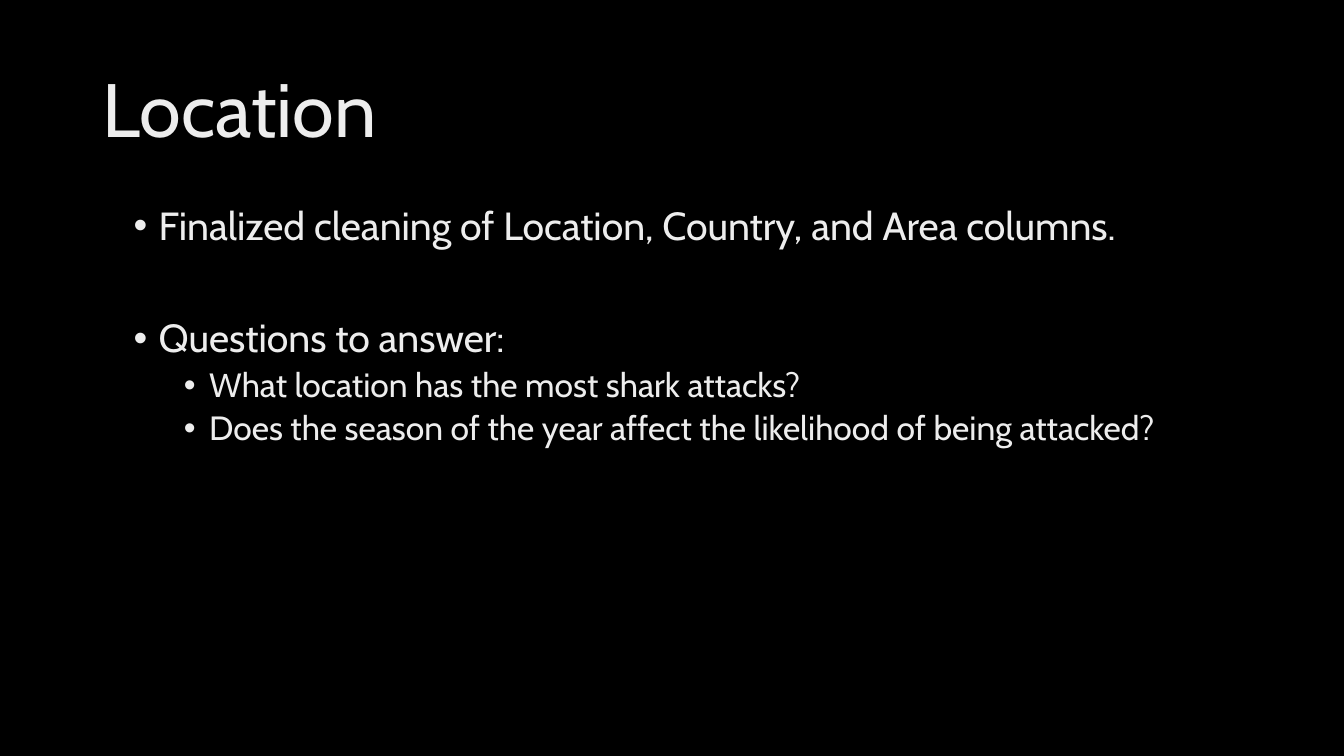
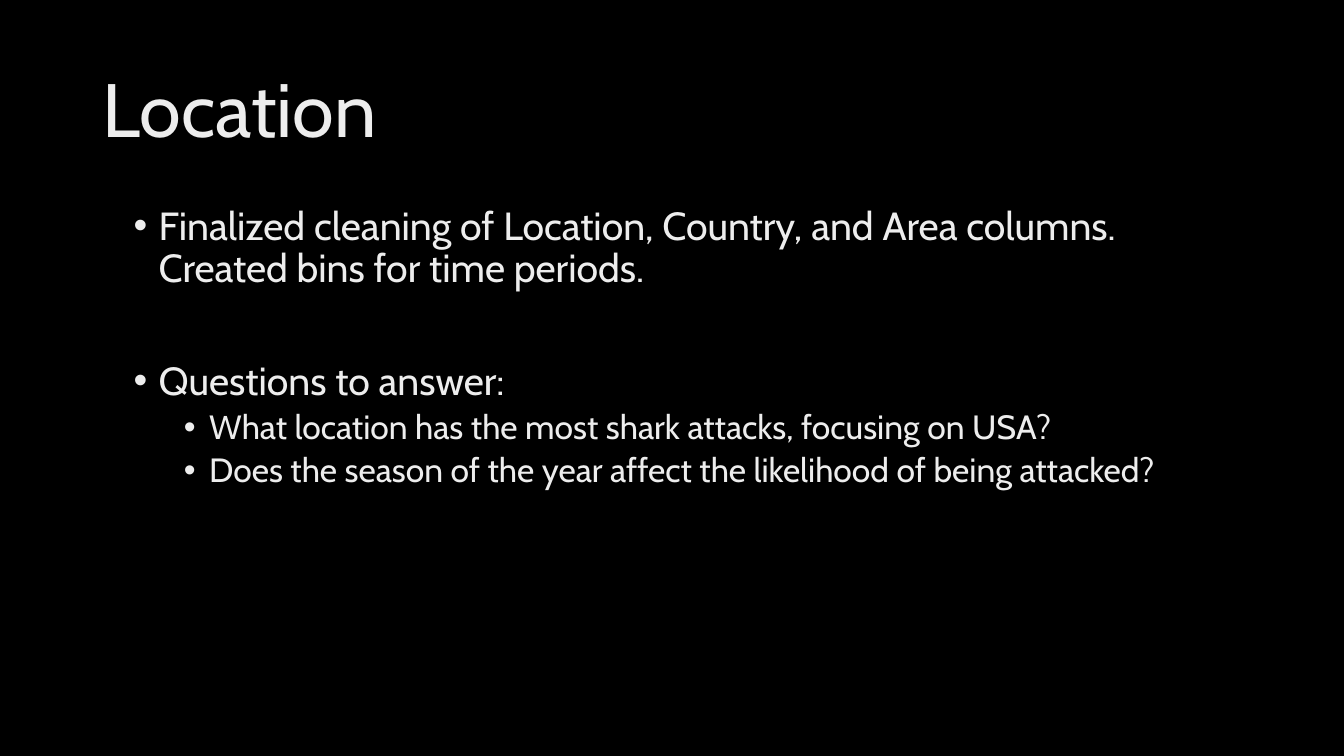
Before and after one commit to staceyj118/Shark-Attacks, a slide deck: slide 4 of Presentation.pptx. Drawn at 1344x756 pixels with LibreOffice and Linux fonts; fonts in the diff are those of the drawing; background and template pictures are left out. Boxes give left, top, right and bottom in pixels: in the first picture for what was removed or moved away, otherwise in the second. Text is boxed around its words. In the diff, an @@ line names an element or a change of style, - is before the commit and + after.

Commit message:
presentation final

```diff
--- a/Presentation.pptx
+++ b/Presentation.pptx
@@ text at bbox=[159, 210, 1115, 292]: text changed @@
-• Finalized cleaning of Location, Country, and Area columns.
+• Finalized cleaning of Location, Country, and Area columns. Created bins for time periods.
@@ text at bbox=[209, 413, 1051, 447]: text changed @@
-  • What location has the most shark attacks?
+  • What location has the most shark attacks, focusing on USA?
```
Also in this commit, not shown: 1 other slide changed, 2 slides added, 1 slide removed.
